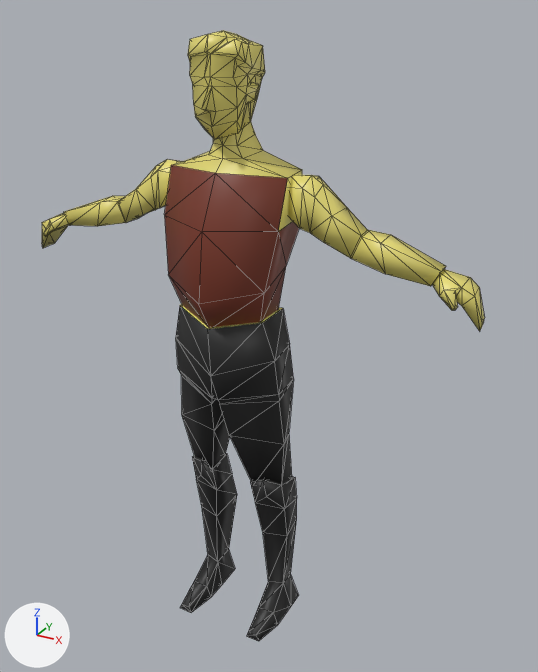
The glTF model public/assets/models/character.glb as it was, and as the next commit left it.
The view is the same before and after, from a 50 mm camera at (1.021, -1.685, 1.807) aimed at (0.067, 0.049, 0.941). Every picture has the same lights, and +X, +Y and +Z are marked at lower left. Mesh edges are drawn as thin lines. Vertices at the same position are counted once.
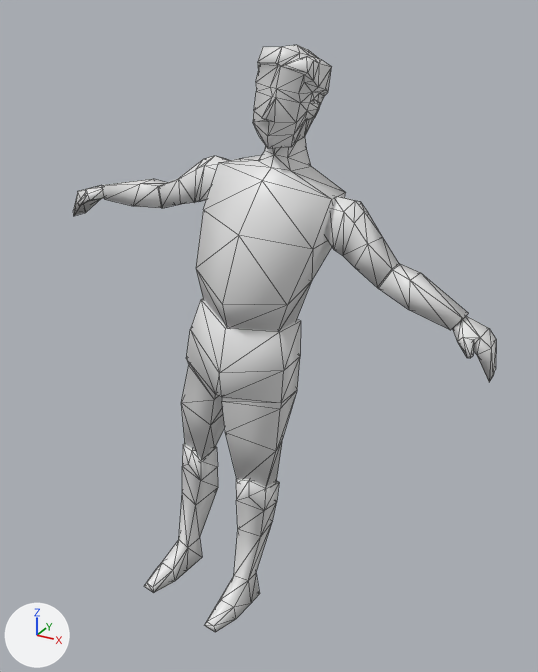
Location of each change, [x1, y1, x2, y2] in pixels of the pictures (538 x 672 px):
'Cube', recoloured, surface changed, moved, turned
    before: [42, 30, 485, 642]
    after: [73, 45, 496, 632]
part 1 of me_cube_001, recoloured (black to grey)
    before: [176, 306, 299, 642]
    after: [144, 300, 301, 632]
part 2 of me_cube_001, recoloured
    before: [165, 165, 299, 328]
    after: [196, 163, 332, 331]

What the commit changed:
Material 'Texture' (mat_texture) changes colour from yellow #e7db74 to white #e7e7e7; in linear values from (0.8, 0.71, 0.176) to (0.8, 0.8, 0.8).
me_cube_001 has 372 vertices, 700 faces and spans x -0.69..0.69, y -0.2..0.1, z 0.0..1.76.
me_cube_001 is used by ob_cube; location (0.0, 0.0, 0.0).
me_cube_001 part 1: 188 faces spanning x -0.18..0.18, y -0.17..0.08, z 0.0..1.05 switch from mat_pants (black #202020) to mat_texture (white #e7e7e7).
me_cube_001 part 2: 32 faces spanning x -0.17..0.17, y -0.2..0.1, z 1.03..1.43 switch from mat_top (brown #7a3725) to mat_texture (white #e7e7e7).
Object 'Cube' (ob_cube) moves from (0.0, 0.0, 0.0) to (-0.141, -0.009, -0.009).
Object 'Cube' (ob_cube) turns from (0, 0, 0) to (-3.9, 9.3, -3.2) degrees about x, y and z.
